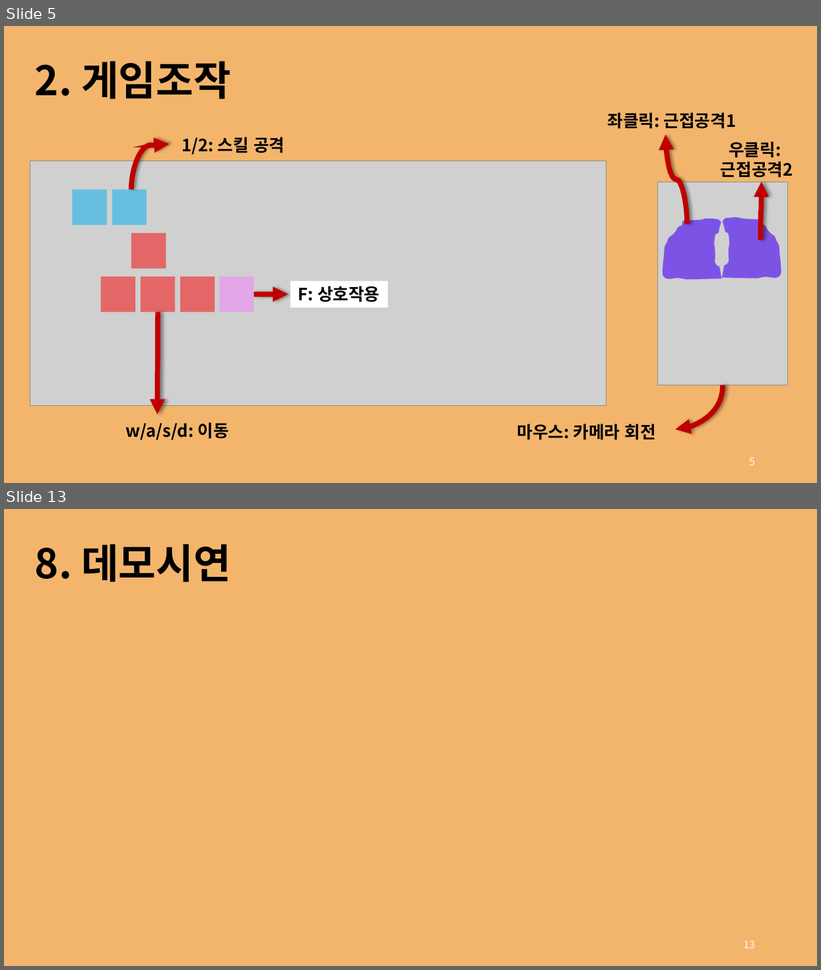
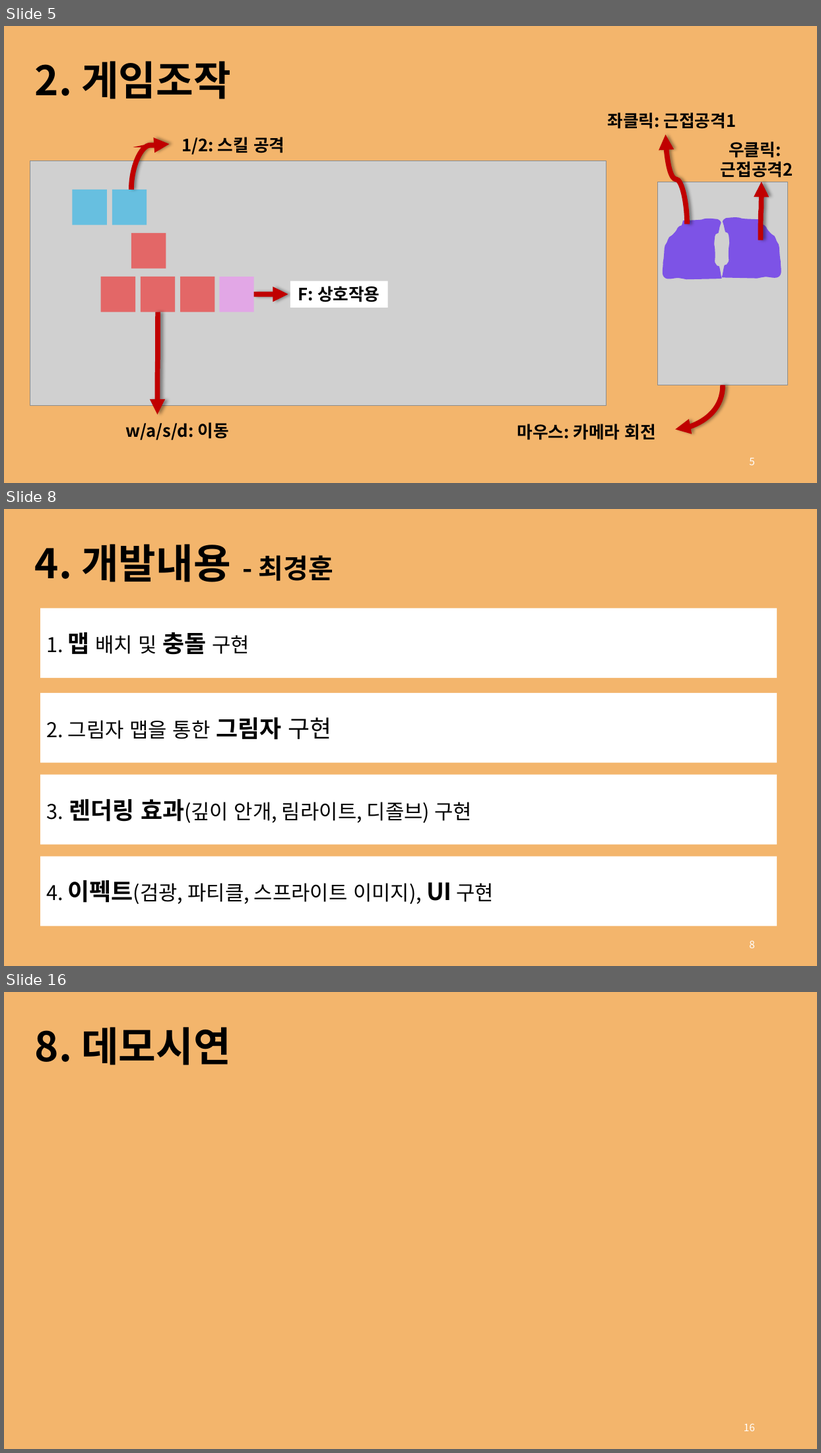
Before and after one commit to rg7155/2022_GraduationProject, a slide deck: 발표자료/2. 중간발표/의뢰인_윤성주, 최경훈.pptx. Shown one above the other, each under a label of ours: slides 5 and 13 before the commit, slides 5, 8 and 16 after it; the slides between them are not shown. The pictures are 821x970 and 821x1453 pixels, drawn with LibreOffice and Linux fonts; fonts in the diff are those of the drawing; grey boxes stand for pictures. Boxes give left, top, right and bottom in pixels: in the first picture for what was removed or moved away, otherwise in the second. Text is boxed around its words. In the diff, an @@ line names an element or a change of style, - is before the commit and + after.

```diff
--- a/발표자료/2. 중간발표/의뢰인_윤성주, 최경훈.pptx
+++ b/발표자료/2. 중간발표/의뢰인_윤성주, 최경훈.pptx
@@ slide 8 added at [4, 509, 817, 966], background #F3B56C @@
@@ text added at [35, 544, 333, 582], 48 pt, text #000000, bold @@
+4. 개발내용 - 최경훈
@@ rectangle added at [40, 609, 778, 679], fill #FFFFFF, 24 pt, text #000000 @@
+1. 맵 배치 및 충돌 구현
@@ rectangle added at [40, 693, 778, 763], fill #FFFFFF, 24 pt, text #000000 @@
+2. 그림자 맵을 통한 그림자 구현
@@ rectangle added at [40, 775, 778, 845], fill #FFFFFF, 24 pt, text #000000 @@
+3. 렌더링 효과(깊이 안개, 림라이트, 디졸브) 구현
@@ rectangle added at [40, 857, 778, 927], fill #FFFFFF, 24 pt, text #000000 @@
+4. 이펙트(검광, 파티클, 스프라이트 이미지), UI 구현
@@ page number added at [749, 941, 755, 949], 12 pt, text #FFFFFF @@
+8
@@ what was slide 13 is now slide 16 @@
@@ page number at [744, 1424, 755, 1432]: text changed @@
-13
+16
```
Also in this commit, not shown: 9 slides changed, 2 other slides added, 2 other files.
